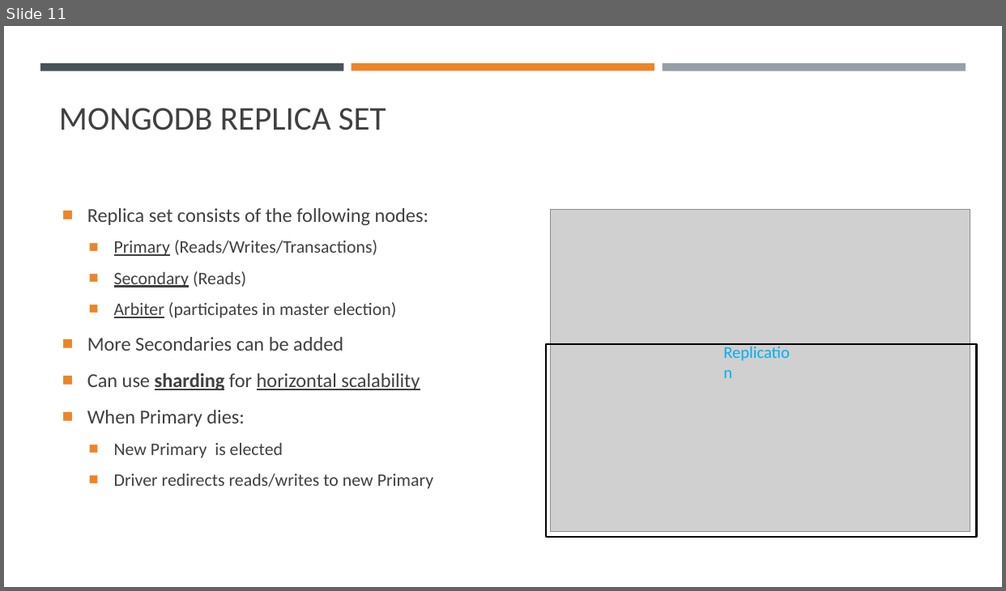
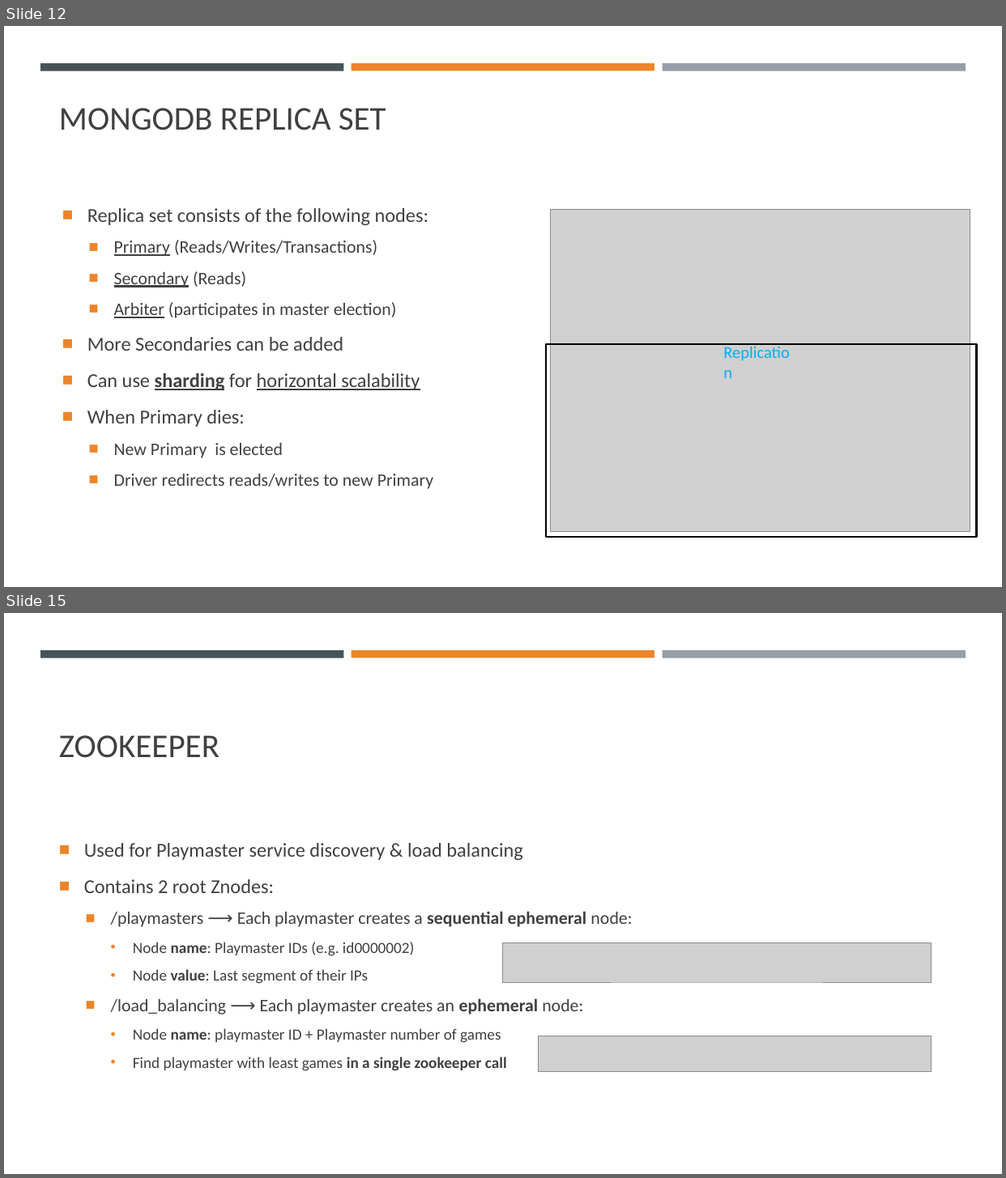
Before and after one commit to margaeor/COMP414-Distributed-Systems, a slide deck: presentation/Distributed.pptx. Shown one above the other, each under a label of ours: slide 11 before the commit, slides 12 and 15 after it; the slides between them are not shown. The pictures are 1006x591 and 1006x1178 pixels, drawn with LibreOffice and Linux fonts; fonts in the diff are those of the drawing; grey boxes stand for pictures. Boxes give left, top, right and bottom in pixels: in the first picture for what was removed or moved away, otherwise in the second. Text is boxed around its words. In the diff, an @@ line names an element or a change of style, - is before the commit and + after.

```diff
--- a/presentation/Distributed.pptx
+++ b/presentation/Distributed.pptx
@@ slide 15 added at <box>4,613,1002,1174</box>, background #FFFFFF; not listed: 3 template elements that a slide beside it also shows @@
@@ title added at <box>59,735,219,758</box>, 32 pt, text #404040 @@
+ZOOKEEPER
@@ text added at <box>84,843,632,1071</box>, 15 pt, text #404040 @@
+■ Used for Playmaster service discovery & load balancing
+■ Contains 2 root Znodes:
+  ■ /playmasters ⟶ Each playmaster creates a sequential ephemeral node:
+    • Node name: Playmaster IDs (e.g. id0000002)
+    • Node value: Last segment of their IPs
+  ■ /load_balancing ⟶ Each playmaster creates an ephemeral node:
+    • Node name: playmaster ID + Playmaster number of games
+    • Find playmaster with least games in a single zookeeper call
@@ picture added at <box>503,943,931,982</box> @@
@@ picture added at <box>538,1036,931,1072</box> @@
@@ what was slide 11 is now slide 12 @@
```
Also in this commit, not shown: 4 slides changed.
